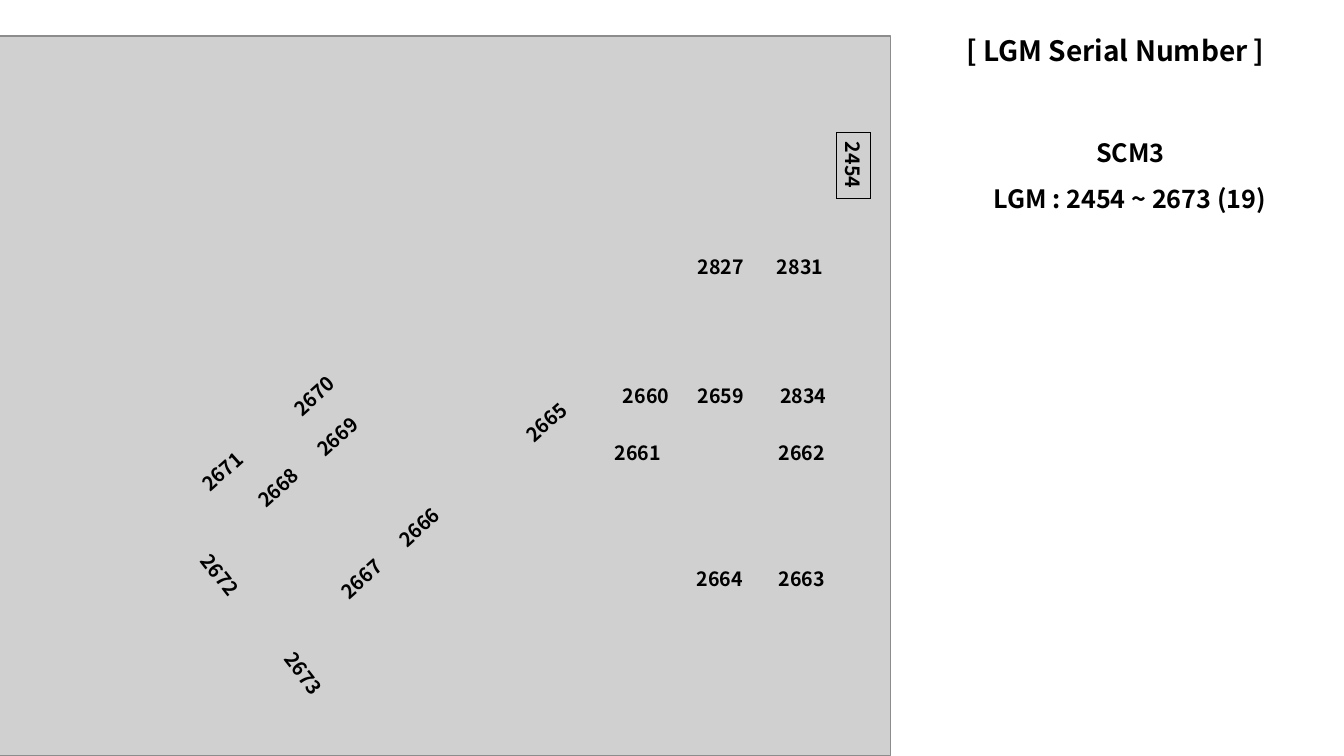
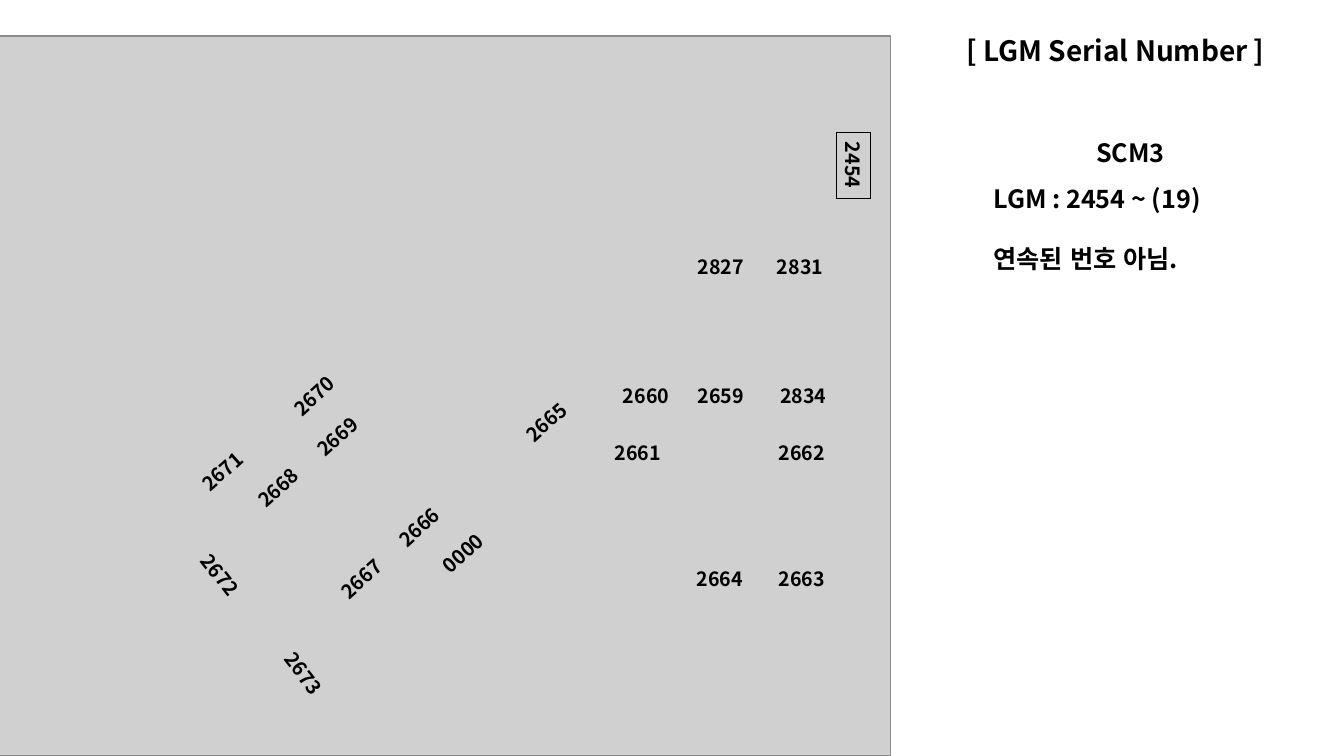
Before and after one commit to IGShare/02_PGS, a slide deck: slide 11 of 06_납품현황/2018/02_대구대곡/02_SerialNumber/20180320_대구대곡.pptx. Drawn at 1344x756 pixels with LibreOffice and Linux fonts; fonts in the diff are those of the drawing; grey boxes stand for pictures. Boxes give left, top, right and bottom in pixels: in the first picture for what was removed or moved away, otherwise in the second. Text is boxed around its words. In the diff, an @@ line names an element or a change of style, - is before the commit and + after.

```diff
--- a/06_납품현황/2018/02_대구대곡/02_SerialNumber/20180320_대구대곡.pptx
+++ b/06_납품현황/2018/02_대구대곡/02_SerialNumber/20180320_대구대곡.pptx
@@ text at [994,187,1201,271]: text changed @@
-LGM : 2454 ~ 2673 (19)
+LGM : 2454 ~ (19)
+연속된 번호 아님.
@@ text added at [427,519,499,589], 14 pt, text #000000, bold @@
+0000
```
Also in this commit, not shown: 5 other slides changed, 9 slides added, 5 slides removed.
